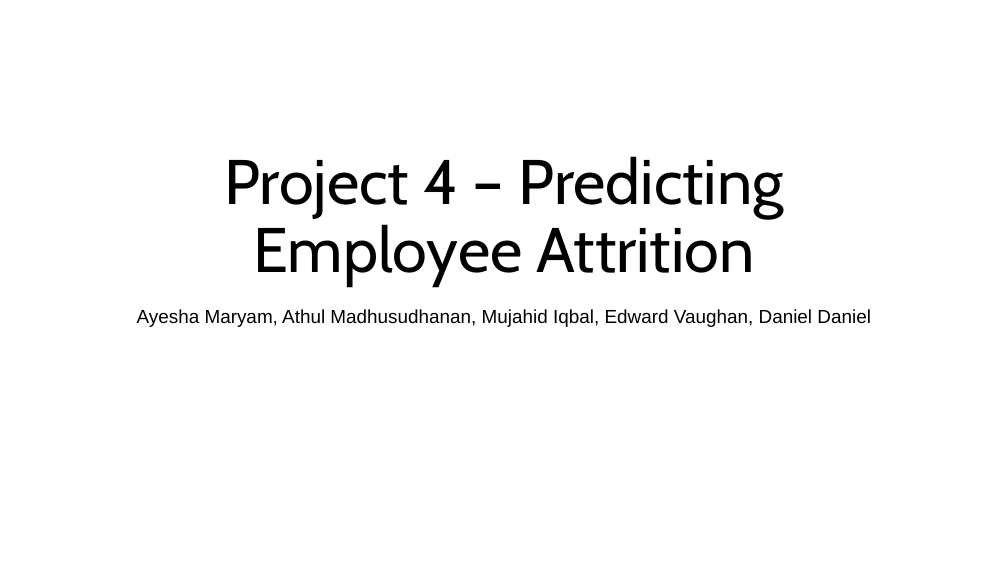
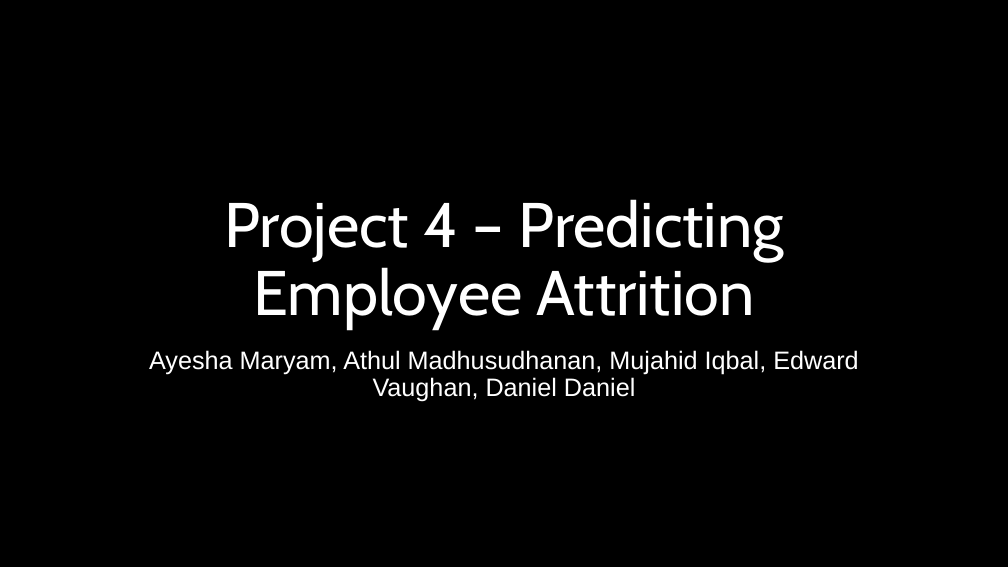
Before and after one commit to ddaniel2024/Project-4, a slide deck: slide 1 of Employee Attrition Prediction Presentation.pptx. Drawn at 1008x567 pixels with LibreOffice and Linux fonts; fonts in the diff are those of the drawing; background and template pictures are left out. Boxes give left, top, right and bottom in pixels: in the first picture for what was removed or moved away, otherwise in the second. Text is boxed around its words. In the diff, an @@ line names an element or a change of style, - is before the commit and + after.

```diff
--- a/Employee Attrition Prediction Presentation.pptx
+++ b/Employee Attrition Prediction Presentation.pptx
@@ background #FFFFFF to picture (left out) @@
@@ title "Project 4 – Predicting Employee ..." at [224,199,784,329]: text colour #000000 to #FFFFFF @@
@@ subtitle "Ayesha Maryam, Athul Madhusudhanan, Mujahid ...": place and size @@
-subtitle "Ayesha Maryam, Athul Madhusudhanan, Mujahid ..." at [137,309,871,327]
+subtitle "Ayesha Maryam, Athul Madhusudhanan, Mujahid ..." at [149,350,858,402]
@@ subtitle "Ayesha Maryam, Athul Madhusudhanan, Mujahid ..." at [149,350,858,402]: size 18 to 24 pt, text colour #000000 to #FFFFFF; line spacing 1.15 to 0.9 @@
```
Also in this commit, not shown: 8 other slides changed, 2 slides added, 1 other file.
